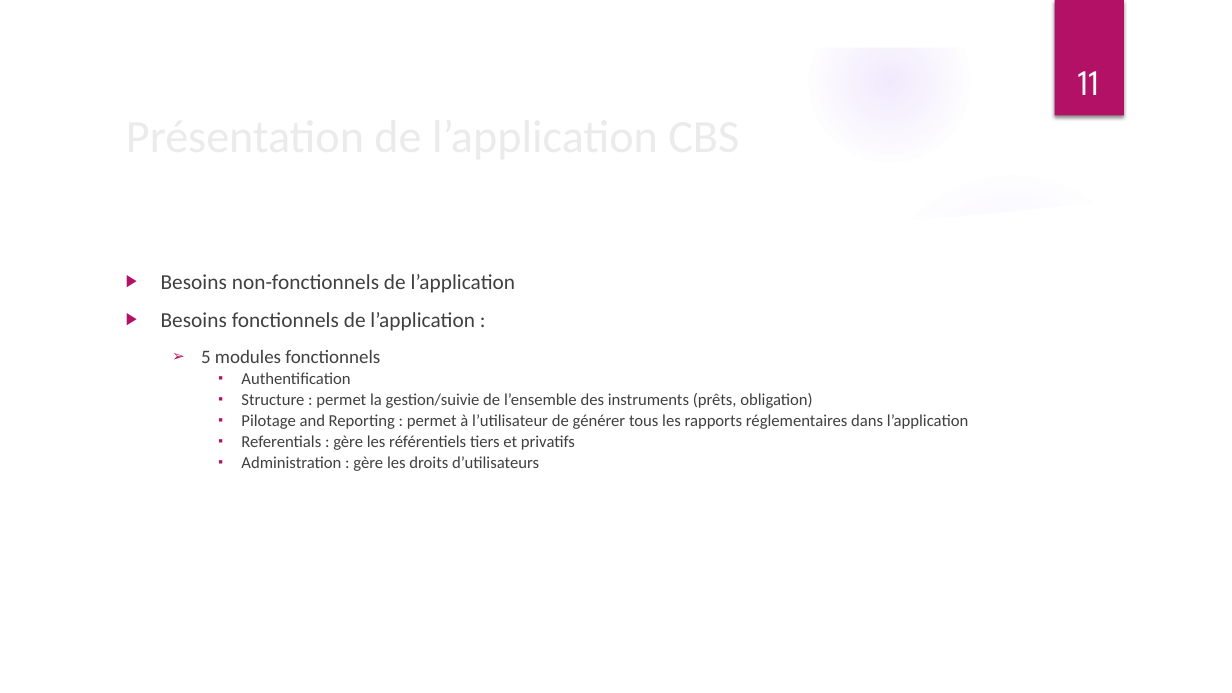
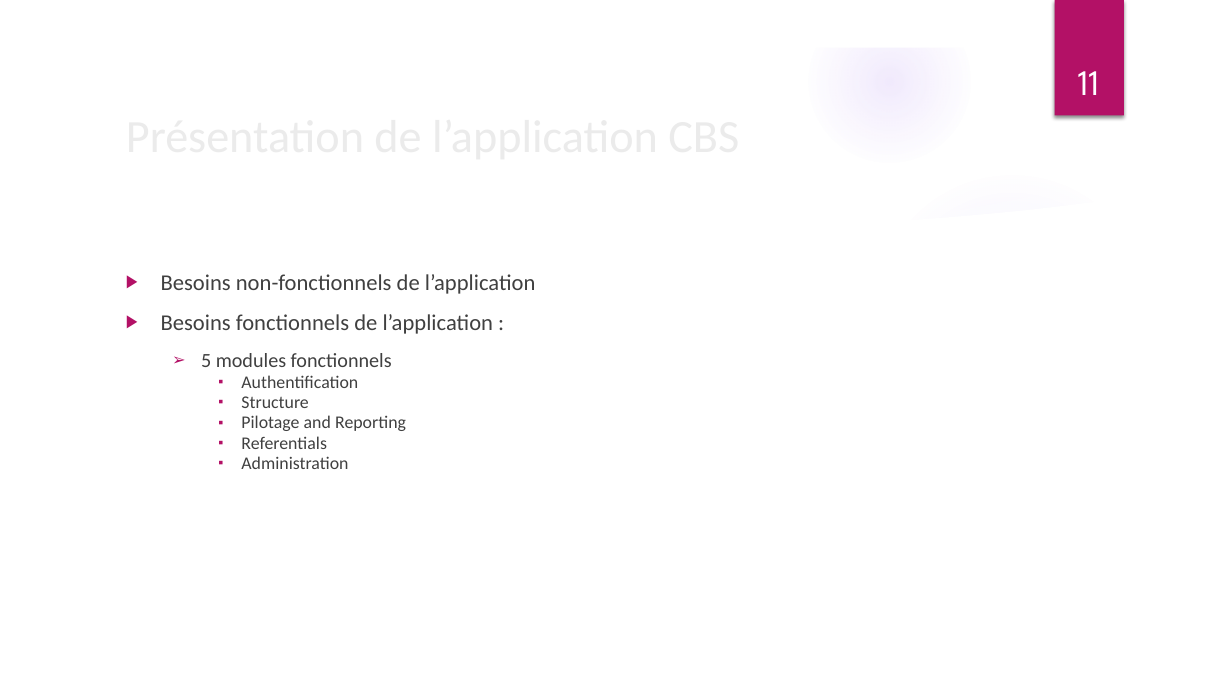
Before and after one commit to Thin-hinane/Rapport-de-stage-, a slide deck: slide 11 of PROJET IT DE GESTION DES OBLIGATIONS SECURISEES CBS.pptx. Drawn at 1232x693 pixels with LibreOffice and Linux fonts; fonts in the diff are those of the drawing; background and template pictures are left out. Boxes give left, top, right and bottom in pixels: in the first picture for what was removed or moved away, otherwise in the second. Text is boxed around its words. In the diff, an @@ line names an element or a change of style, - is before the commit and + after.

```diff
--- a/PROJET IT DE GESTION DES OBLIGATIONS SECURISEES CBS.pptx
+++ b/PROJET IT DE GESTION DES OBLIGATIONS SECURISEES CBS.pptx
@@ text at (x1=161, y1=274, x2=536, y2=388): size 16.6 to 17.6 pt in "Besoins non-fonctionnels de l’application", "Besoins fonctionnels de l’application :"; size 14.8 to 15.7 pt in "5 modules fonctionnels"; size 12.9 to 13.9 pt in "Authentification"; line spacing 1.05 to 0.95 @@
@@ text at (x1=241, y1=396, x2=406, y2=469): text changed; size 12.9 to 13.9 pt @@
-    ▪ Structure : permet la gestion/suivie de l’ensemble des instruments (prêts, obligation)
-    ▪ Pilotage and Reporting : permet à l’utilisateur de générer tous les rapports réglementaires dans l’application
-    ▪ Referentials : gère les référentiels tiers et privatifs
-    ▪ Administration : gère les droits d’utilisateurs
+    ▪ Structure
+    ▪ Pilotage and Reporting
+    ▪ Referentials
+    ▪ Administration
```
Also in this commit, not shown: 3 other slides changed.
